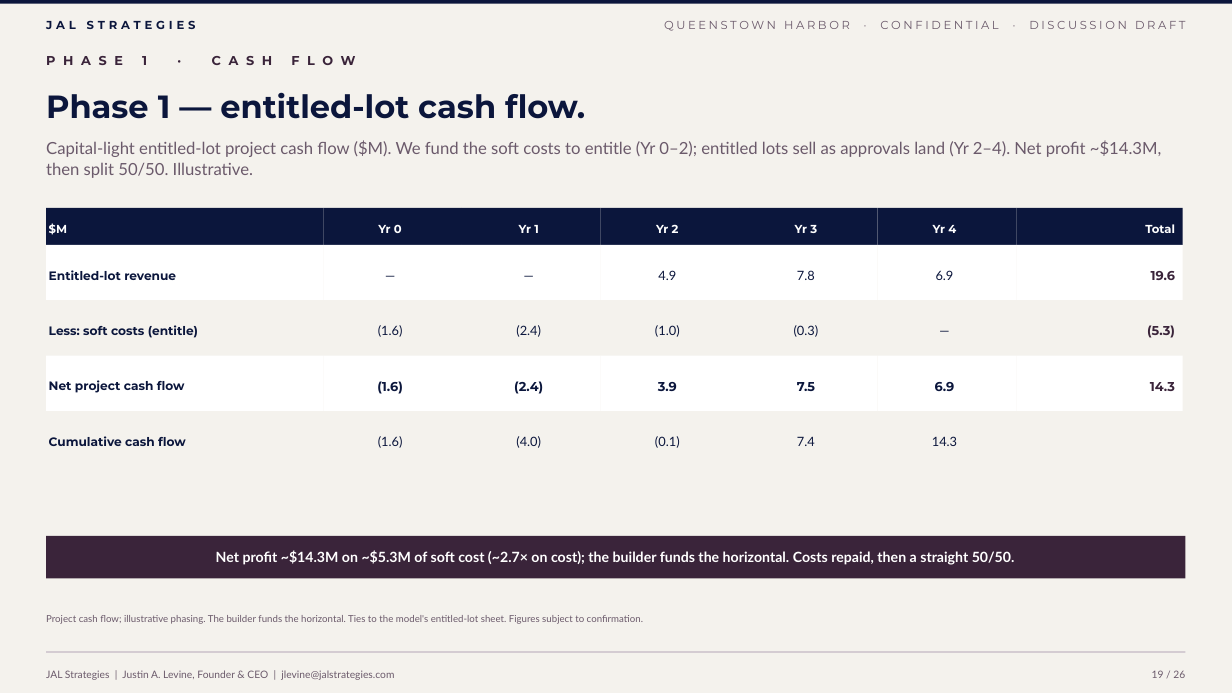
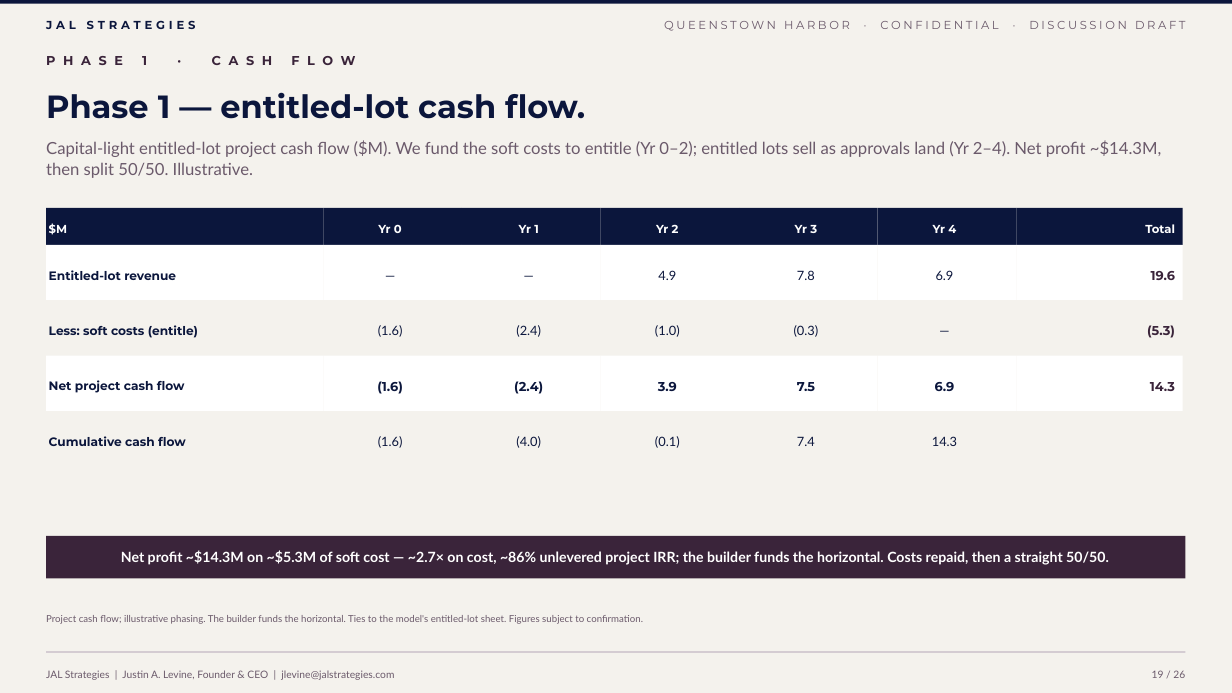
Before and after one commit to jlevine711/Apex, a slide deck: slide 19 of JAL_Queenstown_Harbor_Proposal.pptx. Drawn at 1232x693 pixels with LibreOffice and Linux fonts; fonts in the diff are those of the drawing. Boxes give left, top, right and bottom in pixels: in the first picture for what was removed or moved away, otherwise in the second. Text is boxed around its words. In the diff, an @@ line names an element or a change of style, - is before the commit and + after.

```diff
--- a/JAL_Queenstown_Harbor_Proposal.pptx
+++ b/JAL_Queenstown_Harbor_Proposal.pptx
@@ text at (x1=121, y1=550, x2=1109, y2=565): text changed @@
-Net profit ~$14.3M on ~$5.3M of soft cost (~2.7× on cost); the builder funds the horizontal. Costs repaid, then a straight 50/50.
+Net profit ~$14.3M on ~$5.3M of soft cost — ~2.7× on cost, ~86% unlevered project IRR; the builder funds the horizontal. Costs repaid, then a straight 50/50.
```
Also in this commit, not shown: 1 other slide changed, 2 other files.
